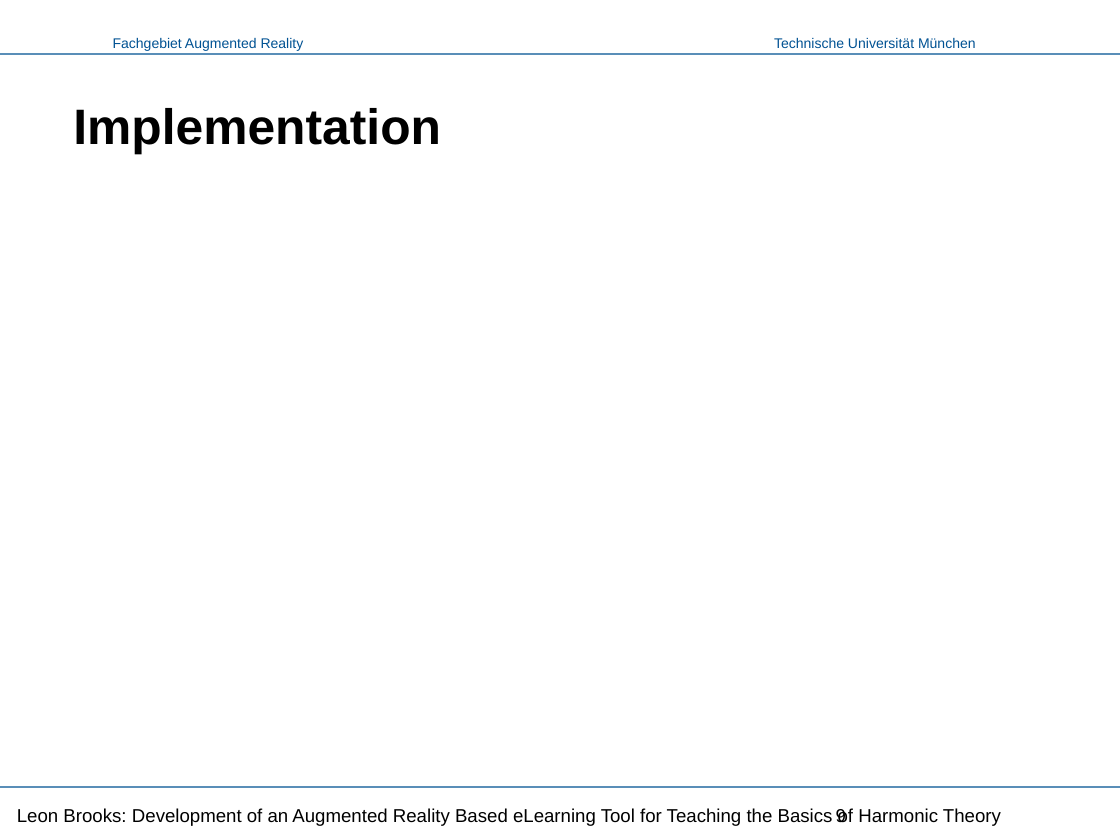
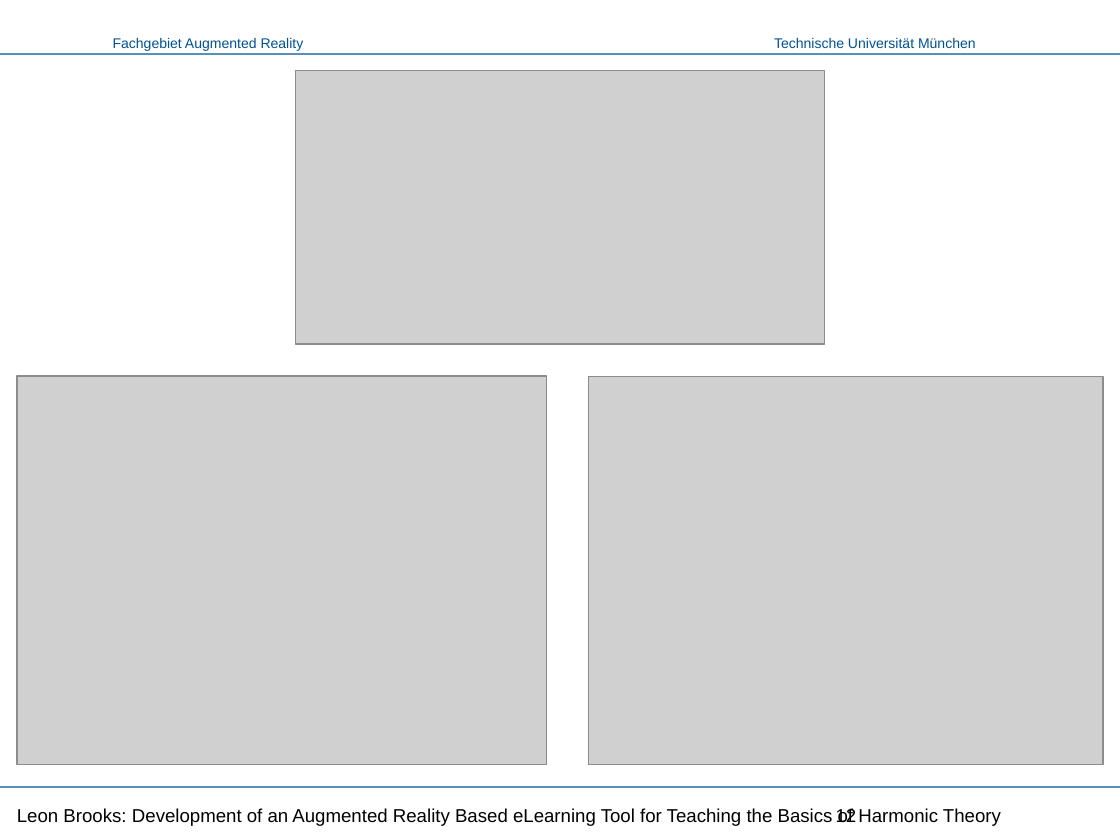
Before and after one commit to LeonBrooks/AR-Music-Theory-eLearing, a slide deck: slide 12 of Presentation/Music Vision - Presentation.pptx (slide 9 before the commit). Drawn at 1120x840 pixels with LibreOffice and Linux fonts; fonts in the diff are those of the drawing; grey boxes stand for pictures; background and template pictures are left out. Boxes give left, top, right and bottom in pixels: in the first picture for what was removed or moved away, otherwise in the second. Text is boxed around its words. In the diff, an @@ line names an element or a change of style, - is before the commit and + after.

```diff
--- a/Presentation/Music Vision - Presentation.pptx
+++ b/Presentation/Music Vision - Presentation.pptx
@@ picture added at [296, 71, 825, 344] @@
@@ title removed at [73, 108, 441, 155] @@
-Implementation
@@ picture added at [17, 376, 547, 765] @@
@@ picture added at [589, 376, 1103, 765] @@
@@ page number at [836, 808, 857, 823]: text changed @@
-9
+12
```
Also in this commit, not shown: 1 other slide changed, 4 slides added.
